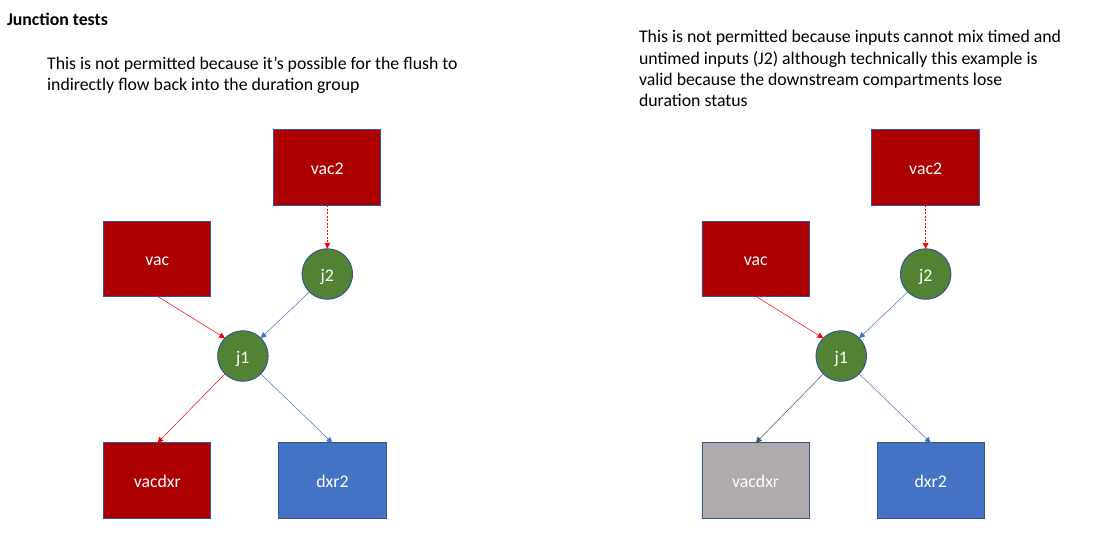
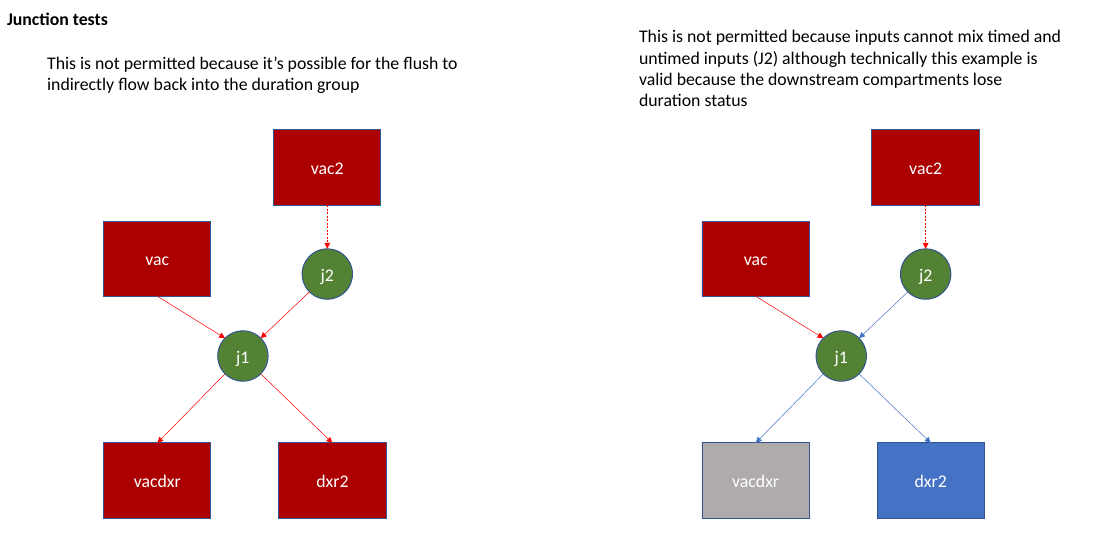
Before and after one commit to atomicateam/atomica, a slide deck: slide 18 of docs/general/timed-examples.pptx (slide 6 before the commit). Drawn at 1120x560 pixels with LibreOffice and Linux fonts; fonts in the diff are those of the drawing. Boxes give left, top, right and bottom in pixels: in the first picture for what was removed or moved away, otherwise in the second. Text is boxed around its words. In the diff, an @@ line names an element or a change of style, - is before the commit and + after.

```diff
--- a/docs/general/timed-examples.pptx
+++ b/docs/general/timed-examples.pptx
@@ arrow (309, 292) - (261, 338): stroke #4472C4 0.5 pt to #FF0000 0.5 pt @@
@@ arrow (261, 374) - (332, 443): stroke #4472C4 0.5 pt to #FF0000 0.5 pt @@
@@ arrow (823, 374) - (756, 443): stroke #44546A 0.5 pt to #4472C4 0.5 pt @@
@@ rectangle "dxr2" at [279,443,386,518]: fill #4472C4 to #AC0000 @@
```
Also in this commit, not shown: 4 other slides changed, 8 slides added, 2 slides removed, 3 other files.
